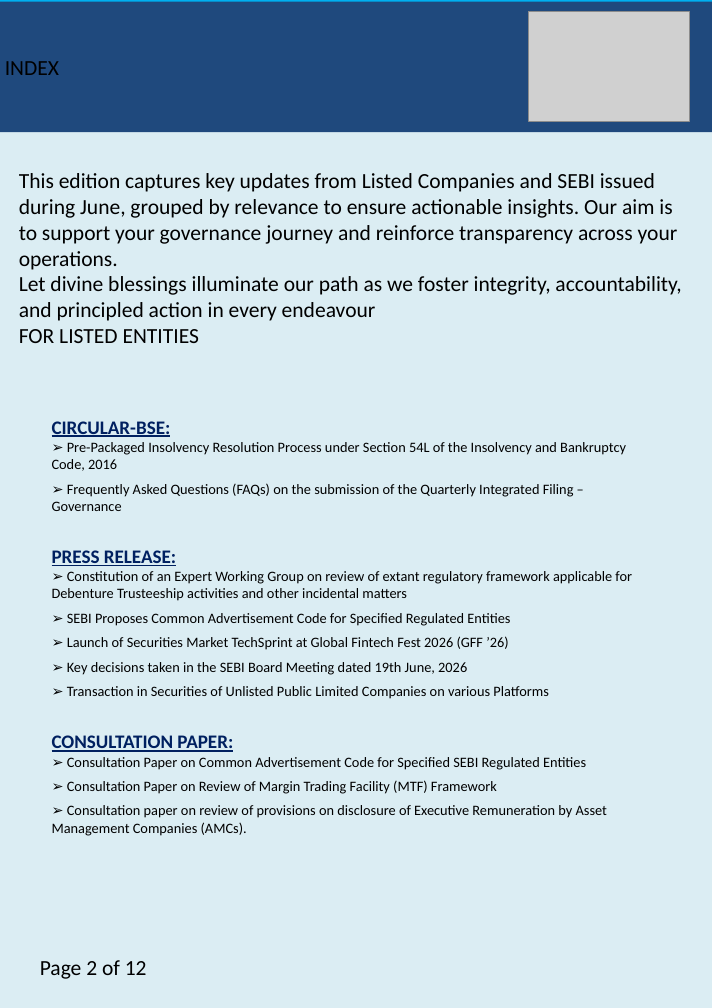
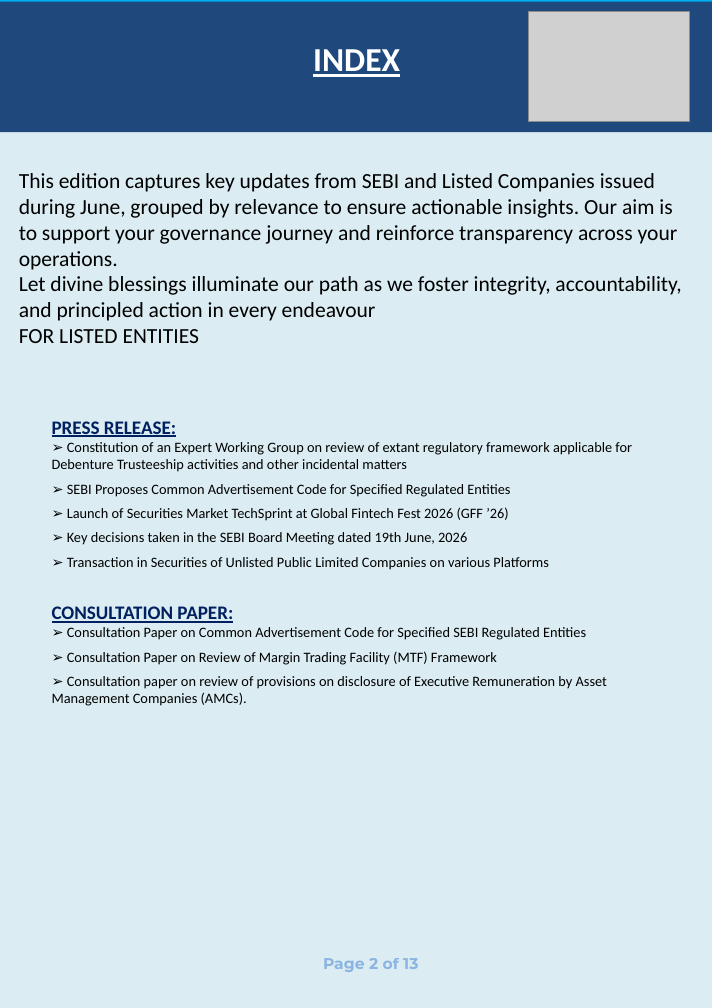
Before and after one commit to vidit-arca/Newsletter_Agent, a slide deck: slide 2 of output.pptx. Drawn at 712x1008 pixels with LibreOffice and Linux fonts; fonts in the diff are those of the drawing; grey boxes stand for pictures. Boxes give left, top, right and bottom in pixels: in the first picture for what was removed or moved away, otherwise in the second. Text is boxed around its words. In the diff, an @@ line names an element or a change of style, - is before the commit and + after.

```diff
--- a/output.pptx
+++ b/output.pptx
@@ rectangle "INDEX" at (0, 2, 712, 132): size 18 to 28 pt, text colour #000000 to #FFFFFF, bold on, underline on; alignment left to centre; line spacing 1 to 19.6pt @@
@@ text at (19, 173, 678, 270): text changed @@
-This edition captures key updates from Listed Companies and SEBI issued during June, grouped by relevance to ensure actionable insights. Our aim is to support your governance journey and reinforce transparency across your operations.
+This edition captures key updates from SEBI and Listed Companies issued during June, grouped by relevance to ensure actionable insights. Our aim is to support your governance journey and reinforce transparency across your operations.
@@ text at (52, 421, 626, 511): paragraphs removed @@
-CIRCULAR-BSE:
-➢ Pre-Packaged Insolvency Resolution Process under Section 54L of the Insolvency and Bankruptcy Code, 2016
-➢ Frequently Asked Questions (FAQs) on the submission of the Quarterly Integrated Filing – Governance
@@ text at (323, 958, 418, 972): text changed; size 18 to 13 pt; font Calibri to Montserrat; text colour #000000 to #558ED5 at 60% opacity; bold on @@
-Page 2 of 12
+Page 2 of 13
```
Also in this commit, not shown: 10 other slides changed, 1 slide added, 2 other files.
